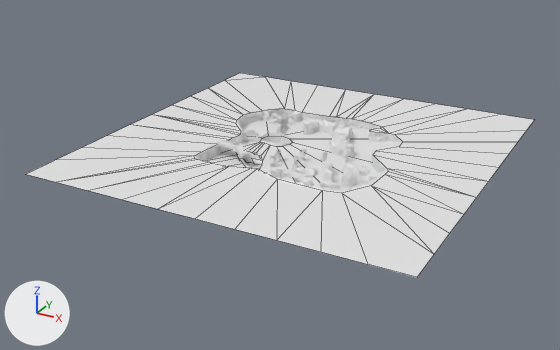
The Blender file Torch/Assets/Resources/Prefabs/Arena/Arena.blend as it was, and as the next commit left it.
Rendered twice from a camera (50 mm lens) standing at (188.0, -373.0, 174.0) and looking at (-15.0, -3.0, -11.0). Arrows for +X, +Y and +Z are at lower left; the lights stay in place. Mesh edges are drawn as thin lines on the coarser meshes. Objects named as collision shapes, trigger or cutter boxes, shadow casters or lower levels of detail are left out.

In view in the first picture: 'Big Obstacle S', 'Big Obstacle SW', 'Ground', 'Maze Obstacle E', 'Roof', 'Wall', 'ZooFence'.
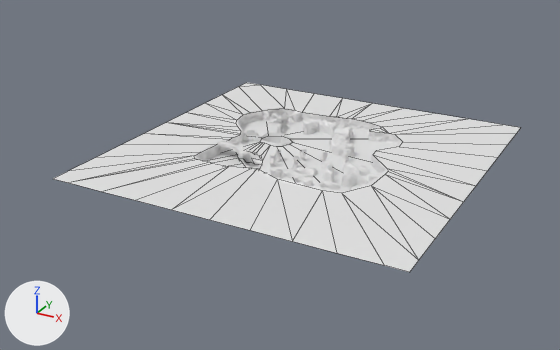
Commit message: arena.blend with navmesh mesh

Pixel boxes [x1, y1, x2, y2] of what changed, in the pictures (560 x 350 px):
'Roof', reshaped (8% narrower, 7% shorter)
    before: [27, 73, 534, 277]
    after: [53, 83, 520, 272]

What the commit changed:
me_plane_020 is used by ob_roof; location (-6.6, 8.3, 6.0); scale (60.0, 60.0, 60.0).
me_plane_020 had 88 vertices, 65 faces and spanned x -1.85..1.85, y -1.85..1.85, z 0.0.
me_plane_020 now has 88 vertices, 65 faces and spans x -1.56..1.78, y -1.81..1.53, z 0.0.
me_plane_020 part 1: 40 of 88 vertices moved; they spanned x -1.85..1.85, y -1.85..1.85, z 0.0 and now span x -1.56..1.78, y -1.81..1.53, z 0.0; mean shift (0.11, -0.14, 0.0); largest move (-1.85, 1.85, 0.0) -> (-1.56, 1.53, 0.0).
